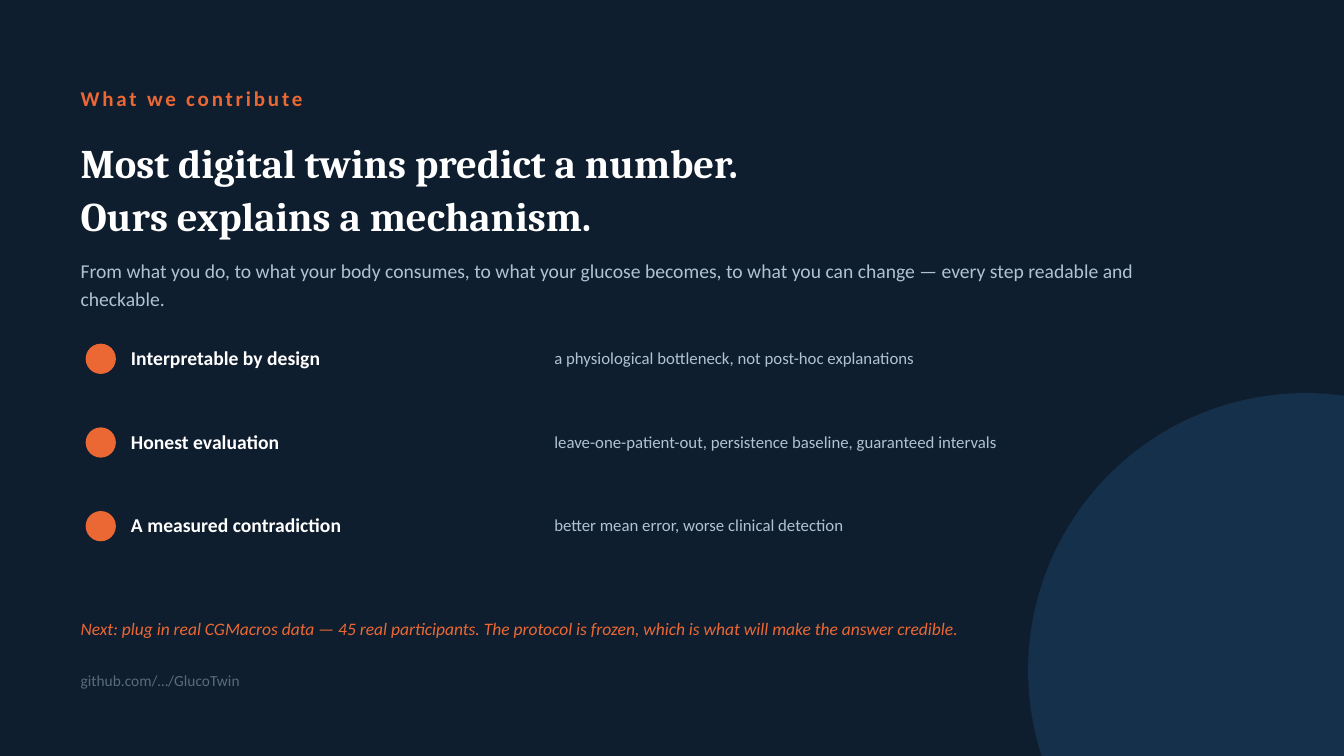
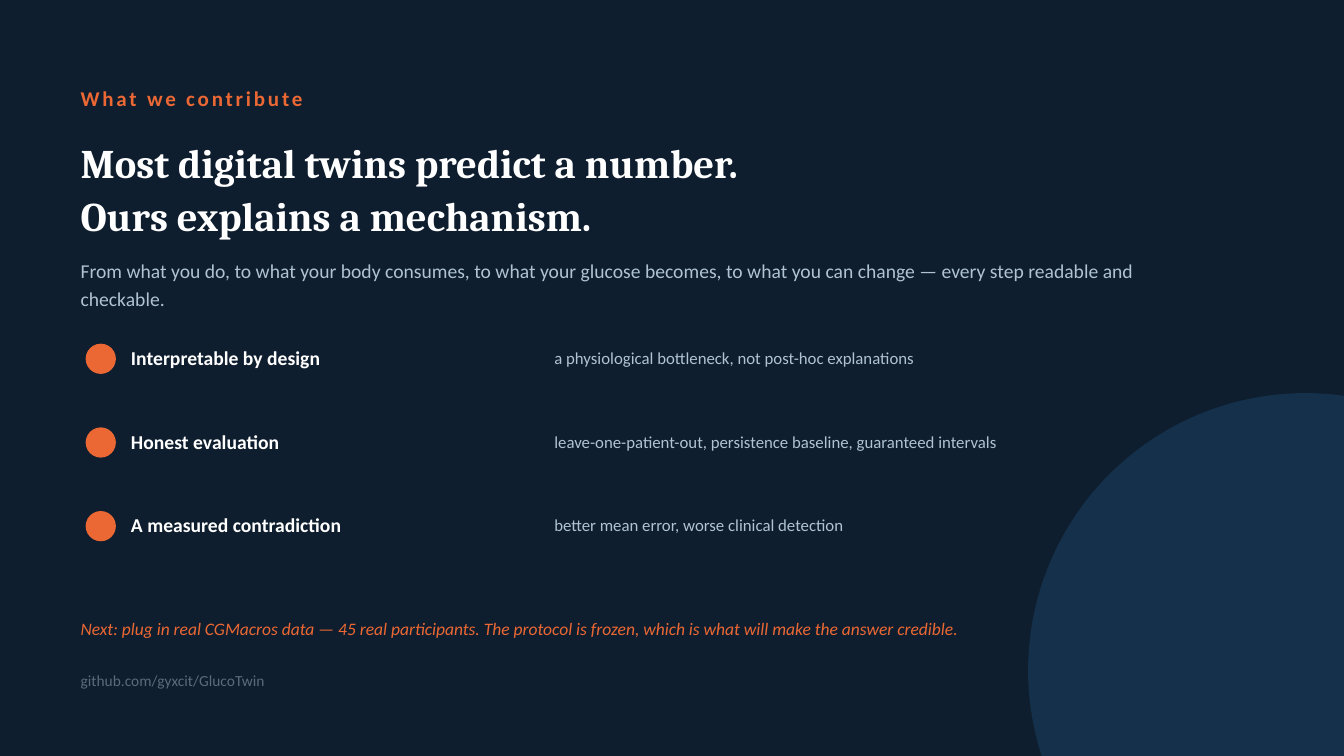
Before and after one commit to gyxcit/GlucoTwin, a slide deck: slide 12 of docs/GlucoTwin_presentation.pptx. Drawn at 1344x756 pixels with LibreOffice and Linux fonts; fonts in the diff are those of the drawing. Boxes give left, top, right and bottom in pixels: in the first picture for what was removed or moved away, otherwise in the second. Text is boxed around its words. In the diff, an @@ line names an element or a change of style, - is before the commit and + after.

```diff
--- a/docs/GlucoTwin_presentation.pptx
+++ b/docs/GlucoTwin_presentation.pptx
@@ text at box(81, 675, 265, 689): text changed @@
-github.com/…/GlucoTwin
+github.com/gyxcit/GlucoTwin
```
Also in this commit, not shown: 3 other files.
